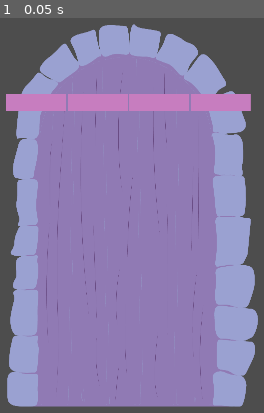
Above: before the commit, frame 1.
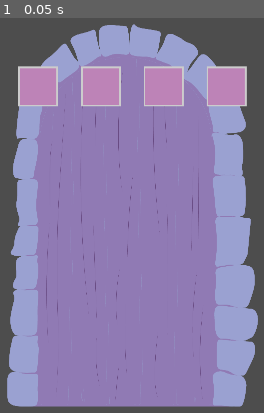
Above: after the commit, the same moment.

Repository: hwfwalton/SleepingCastleAlpha
Game: Godot game, scene res://clue_artifacts/castle1/final_door.tscn
Same seed, same stepped clock (60 frames per second), same inputs: the game is played once before the commit and once after it. This scene is started directly instead of the project's main scene.
Inputs:
- Up to frame 1 (0.05 s): no input

The runs differ from the first frame. In frame 1, 6.7% of the frame differs, in the area x 2-96%, y 12-24%.

Commit message:
Finish the final_door puzzle!

Diff:
--- a/BookView/puzzle_pages/PuzzleZoneTemplate.gd
+++ b/BookView/puzzle_pages/PuzzleZoneTemplate.gd
@@ -1,4 +1,4 @@
-extends Control
+class_name PuzzleZone extends Control
 
 @export var puzzle_zone_id: String = ""
 @export var player_state: PlayerState
@@ -7,6 +7,8 @@
 var clue_slots: Array = []
 # Array[PuzzlePortrait]
 var portrait_nodes: Array = []
+
+signal zone_completed()
 
 # Original guardroom_zone1 first question wording
 # Which shift had started before the castle was put to sleep?
@@ -44,9 +46,13 @@
 	)
 
 	if (zoneIsComplete()):
-		panel_node.theme_type_variation = "PuzzleZoneComplete"
-	else:
-		panel_node.theme_type_variation = "PuzzleZoneIncomplete"
+		zone_completed.emit()
+
+	if panel_node:
+		if (zoneIsComplete()):
+			panel_node.theme_type_variation = "PuzzleZoneComplete"
+		else:
+			panel_node.theme_type_variation = "PuzzleZoneIncomplete"
 
 func zoneIsComplete() -> bool:
 	var portraits_complete: bool = portrait_nodes.all(func(portrait: PuzzlePortrait):
--- a/clue_artifacts/castle1/FinalDoorPuzzle.gd
+++ b/clue_artifacts/castle1/FinalDoorPuzzle.gd
@@ -1,22 +1,25 @@
 extends Control
 
 @export var player_state: PlayerState
-@onready var slots_node = $Slots
-@onready var symbols_node = $Symbols
-@onready var book_view_clue_item_scene = preload("res://BookView/book_view_clue_item_combined.tscn")
+@onready var slots_node: PuzzleZone = $VFlowContainer/Slots
+@onready var symbols_node = $VFlowContainer/FoundSymbols
+var symbol_item_scene = preload("res://BookView/SymbolItems/symbol_item_combined.tscn")
+var credits_view = preload("res://CreditsView/credits_view.tscn")
 
 # Called when the node enters the scene tree for the first time.
 func _ready():
 	_populate_symbols_node()
+	slots_node.zone_completed.connect(_on_zone_completed)
 
 func _populate_symbols_node():
 	var found_symbol_items = player_state.getFoundCluesOfType(ClueItem.CLUE_TYPE.SYMBOL)
 	found_symbol_items.map(func(found_symbol: FoundClueItem):
-		var clue_item_node = book_view_clue_item_scene.instantiate().init(found_symbol)
+		var clue_item_node = symbol_item_scene.instantiate().init(found_symbol)
 		symbols_node.add_child(clue_item_node)
 	)
 	pass
 
 # Called every frame. 'delta' is the elapsed time since the previous frame.
-func _process(delta):
-	pass
+func _on_zone_completed():
+	get_tree().change_scene_to_packed(credits_view)
+	print("You win!")
--- a/clue_artifacts/castle1/final_door.tscn
+++ b/clue_artifacts/castle1/final_door.tscn
@@ -1,10 +1,11 @@
-[gd_scene load_steps=6 format=3 uid="uid://yj8wpeheg16p"]
+[gd_scene load_steps=7 format=3 uid="uid://yj8wpeheg16p"]
 
 [ext_resource type="PackedScene" uid="uid://din48m4aysgf8" path="res://clue_artifacts/ArtifactViewTemplate.tscn" id="1_gr250"]
 [ext_resource type="Texture2D" uid="uid://cu0a35jdwtomr" path="res://assets/dooronly.png" id="2_v26sy"]
 [ext_resource type="Script" path="res://clue_artifacts/castle1/FinalDoorPuzzle.gd" id="3_lehqw"]
 [ext_resource type="Resource" uid="uid://d1ymuglidjrr0" path="res://resources/player_state.tres" id="4_ho24x"]
-[ext_resource type="PackedScene" uid="uid://d0mqgq2xl7fvd" path="res://BookView/book_view_clue_slot.tscn" id="5_wohb6"]
+[ext_resource type="Script" path="res://BookView/puzzle_pages/PuzzleZoneTemplate.gd" id="5_o28d7"]
+[ext_resource type="PackedScene" uid="uid://c42cx8n2cnc3p" path="res://BookView/SymbolItems/symbol_item_slot.tscn" id="5_v6qxu"]
 
 [node name="ArtifactViewTemplate" instance=ExtResource("1_gr250")]
 
@@ -22,52 +23,63 @@
 script = ExtResource("3_lehqw")
 player_state = ExtResource("4_ho24x")
 
-[node name="Slots" type="HFlowContainer" parent="HBoxContainer/MarginContainer2/TextureRect/FinalDoorPuzzle" index="0"]
-custom_minimum_size = Vector2(600, 48)
+[node name="VFlowContainer" type="VFlowContainer" parent="HBoxContainer/MarginContainer2/TextureRect/FinalDoorPuzzle" index="0"]
+custom_minimum_size = Vector2(600, 0)
 layout_mode = 1
-anchors_preset = 5
+anchors_preset = 13
 anchor_left = 0.5
 anchor_right = 0.5
-offset_left = -304.0
-offset_top = 168.0
-offset_right = 296.0
-offset_bottom = 216.0
+anchor_bottom = 1.0
 grow_horizontal = 2
-size_flags_vertical = 0
+grow_vertical = 2
 
-[node name="BookViewClueSlot_Raspberry" parent="HBoxContainer/MarginContainer2/TextureRect/FinalDoorPuzzle/Slots" index="0" instance=ExtResource("5_wohb6")]
+[node name="Slots" type="GridContainer" parent="HBoxContainer/MarginContainer2/TextureRect/FinalDoorPuzzle/VFlowContainer" index="0"]
+custom_minimum_size = Vector2(600, 300)
 layout_mode = 2
+size_flags_vertical = 4
+columns = 4
+script = ExtResource("5_o28d7")
+puzzle_zone_id = "final_door"
+player_state = ExtResource("4_ho24x")
+metadata/_edit_lock_ = true
+
+[node name="SymbolItemSlot_Raspberry" parent="HBoxContainer/MarginContainer2/TextureRect/FinalDoorPuzzle/VFlowContainer/Slots" index="0" instance=ExtResource("5_v6qxu")]
+layout_mode = 2
+size_flags_horizontal = 6
+size_flags_vertical = 6
 correct_clue_symbol_values = Array[int]([32])
-accepted_clue_types = Array[int]([1])
+metadata/_edit_lock_ = true
 
-[node name="BookViewClueSlot_Midnight" parent="HBoxContainer/MarginContainer2/TextureRect/FinalDoorPuzzle/Slots" index="1" instance=ExtResource("5_wohb6")]
+[node name="SymbolItemSlot_Midnight" parent="HBoxContainer/MarginContainer2/TextureRect/FinalDoorPuzzle/VFlowContainer/Slots" index="1" instance=ExtResource("5_v6qxu")]
 layout_mode = 2
+size_flags_horizontal = 6
+size_flags_vertical = 6
 correct_clue_symbol_values = Array[int]([3])
-accepted_clue_types = Array[int]([1])
+metadata/_edit_lock_ = true
 
-[node name="BookViewClueSlot_Lute" parent="HBoxContainer/MarginContainer2/TextureRect/FinalDoorPuzzle/Slots" index="2" instance=ExtResource("5_wohb6")]
+[node name="SymbolItemSlot_Lute" parent="HBoxContainer/MarginContainer2/TextureRect/FinalDoorPuzzle/VFlowContainer/Slots" index="2" instance=ExtResource("5_v6qxu")]
 layout_mode = 2
+size_flags_horizontal = 6
+size_flags_vertical = 6
 correct_clue_symbol_values = Array[int]([17])
-accepted_clue_types = Array[int]([1])
+metadata/_edit_lock_ = true
 
-[node name="BookViewClueSlot_Sunrise" parent="HBoxContainer/MarginContainer2/TextureRect/FinalDoorPuzzle/Slots" index="3" instance=ExtResource("5_wohb6")]
+[node name="SymbolItemSlot_Sunrise" parent="HBoxContainer/MarginContainer2/TextureRect/FinalDoorPuzzle/VFlowContainer/Slots" index="3" instance=ExtResource("5_v6qxu")]
 layout_mode = 2
+size_flags_horizontal = 6
+size_flags_vertical = 6
 correct_clue_symbol_values = Array[int]([29])
-accepted_clue_types = Array[int]([1])
+metadata/_edit_lock_ = true
 
-[node name="Symbols" type="HFlowContainer" parent="HBoxContainer/MarginContainer2/TextureRect/FinalDoorPuzzle" index="1"]
-custom_minimum_size = Vector2(0, 670)
-layout_mode = 1
-anchors_preset = 7
-anchor_left = 0.5
-anchor_top = 1.0
-anchor_right = 0.5
-anchor_bottom = 1.0
-offset_left = -225.0
-offset_top = -670.0
-offset_right = 225.0
-grow_horizontal = 2
-grow_vertical = 0
+[node name="Panel" type="Panel" parent="HBoxContainer/MarginContainer2/TextureRect/FinalDoorPuzzle/VFlowContainer/Slots" index="4"]
+visible = false
+layout_mode = 2
+
+[node name="FoundSymbols" type="GridContainer" parent="HBoxContainer/MarginContainer2/TextureRect/FinalDoorPuzzle/VFlowContainer" index="1"]
+layout_mode = 2
+size_flags_horizontal = 4
+size_flags_vertical = 3
+columns = 6
 
 [node name="MarginContainer" parent="HBoxContainer" index="1"]
 visible = false
